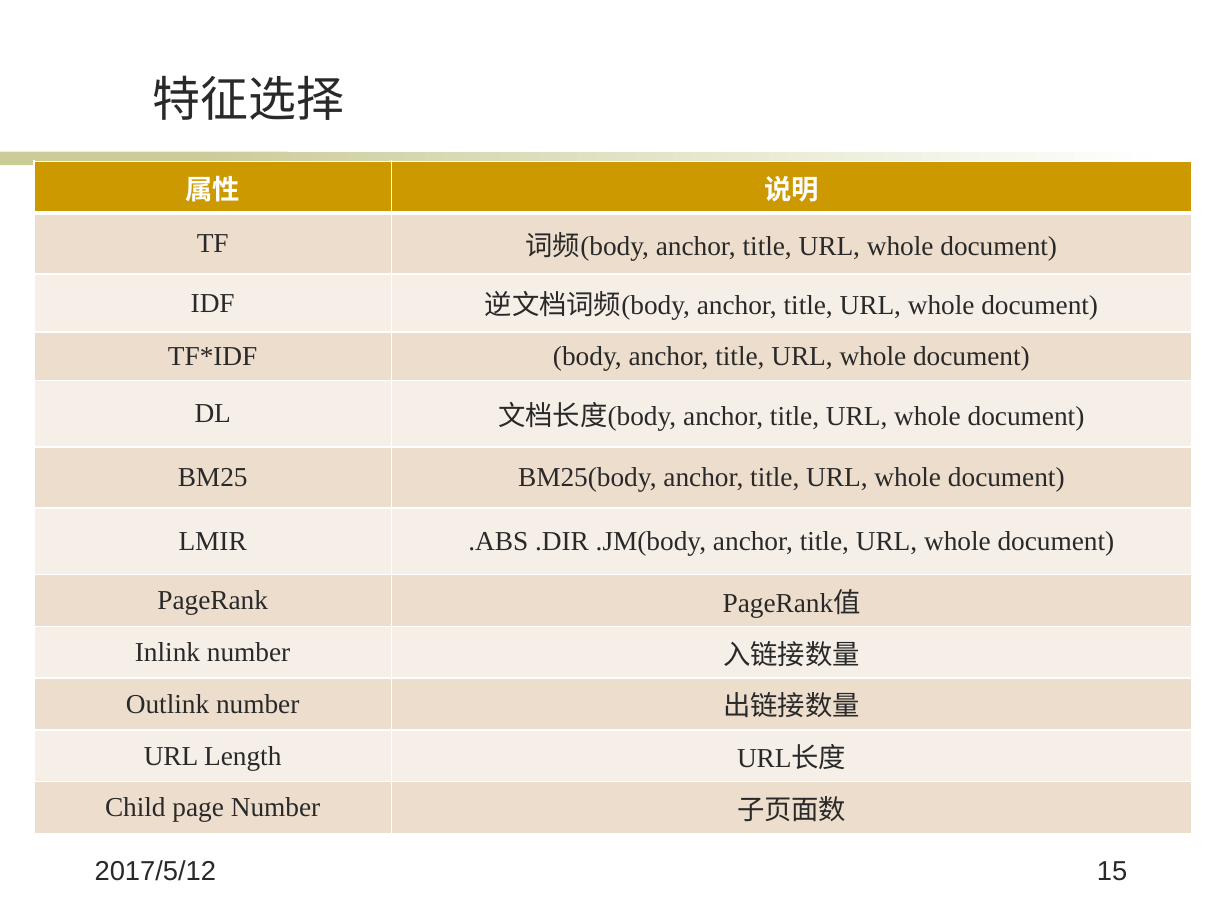
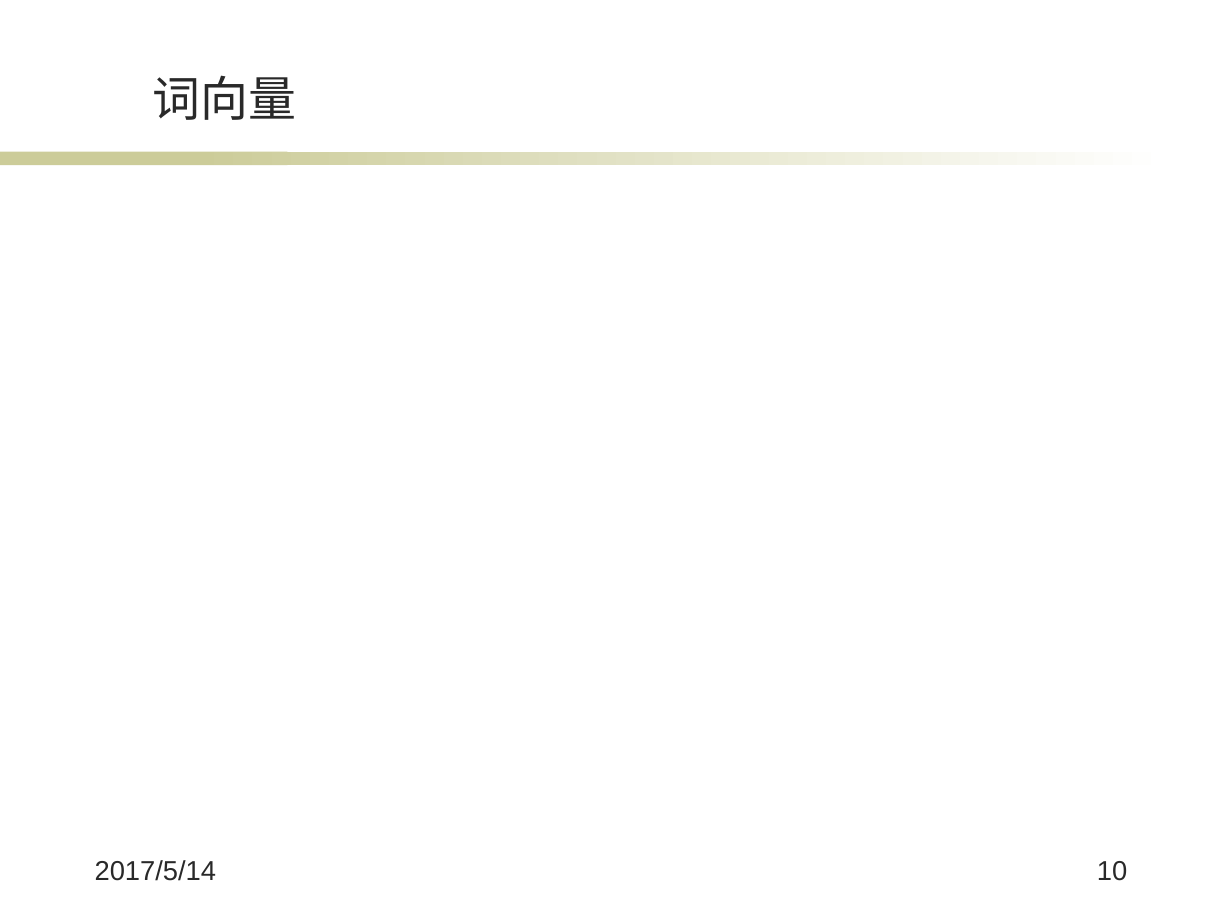
Before and after one commit to wqpod2g/paper, a slide deck: slide 10 of 毕业答辩ppt.pptx (slide 15 before the commit). Drawn at 1232x924 pixels with LibreOffice and Linux fonts; fonts in the diff are those of the drawing; background and template pictures are left out. Boxes give left, top, right and bottom in pixels: in the first picture for what was removed or moved away, otherwise in the second. Text is boxed around its words. In the diff, an @@ line names an element or a change of style, - is before the commit and + after.

Commit message:
ppt 1.0

```diff
--- a/毕业答辩ppt.pptx
+++ b/毕业答辩ppt.pptx
@@ title at box(153, 75, 297, 120): text changed @@
-特征选择
+词向量
@@ table removed at box(34, 161, 1193, 825), 12 rows, 2 columns @@
-属性 | 说明
-TF | 词频(body, anchor, title, URL, whole document)
-IDF | 逆文档词频(body, anchor, title, URL, whole document)
-TF*IDF | (body, anchor, title, URL, whole document)
-DL | 文档长度(body, anchor, title, URL, whole document)
-BM25 | BM25(body, anchor, title, URL, whole document)
-LMIR | .ABS .DIR .JM(body, anchor, title, URL, whole document)
-PageRank | PageRank值
-Inlink number | 入链接数量
-Outlink number | 出链接数量
-URL Length | URL长度
-Child page Number | 子页面数
@@ text at box(95, 860, 216, 881): text changed @@
-2017/5/12
+2017/5/14
@@ page number at box(1097, 861, 1127, 881): text changed @@
-15
+10
```
Also in this commit, not shown: 18 other slides changed, 3 slides added, 11 slides removed.
